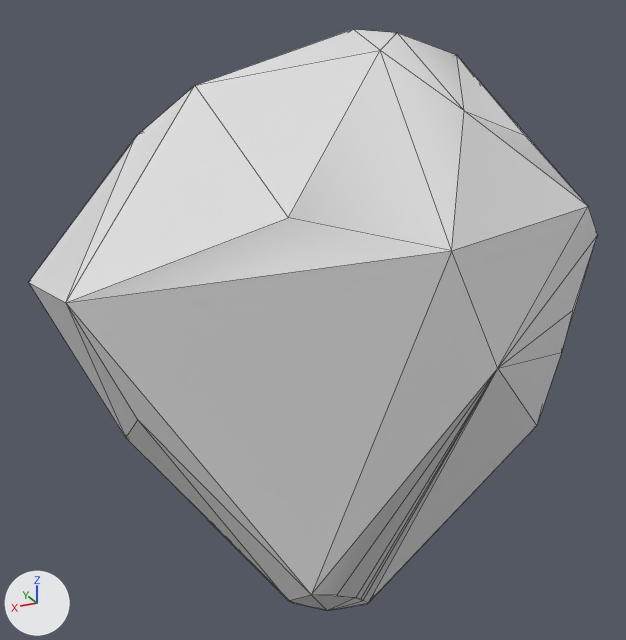
What one commit did to the glTF model client/assets/models/trees/convex_tree_1.glb.
One viewpoint serves both versions: a 50 mm lens placed at (-0.0357, 0.076, -0.0109), pointed at (0.0022, 0.0002, 0.0232). Lighting does not change. The marker at lower left points along +X, +Y and +Z. Mesh edges are drawn as thin lines. Where no turn or scale is listed for an object, it has been applied to the vertices. Vertices at the same position are counted once.

Names of what the first picture shows: 'tree_1.001'.
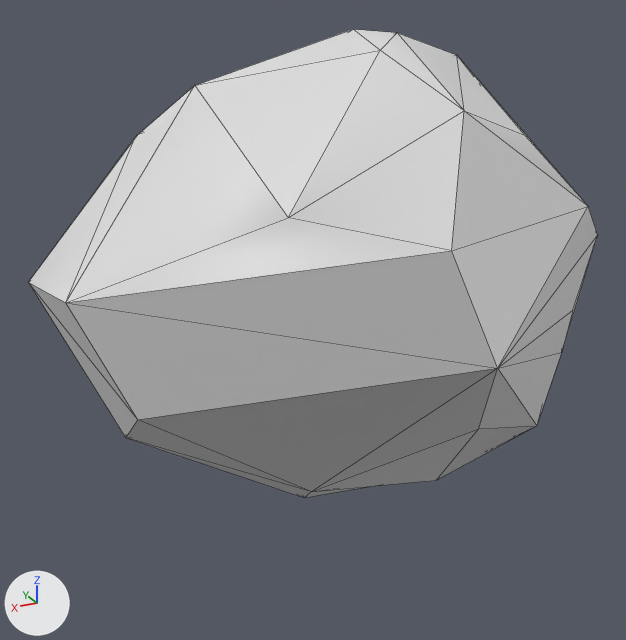
Location of each change, (x1, y1, x2, y2) in pixels of the pictures (626 x 640 px):
'tree_1.001', reshaped (19% shorter)
    before: (29, 29, 597, 611)
    after: (29, 29, 597, 498)
part 1 of me_tree_1_001, cut back
    before: (29, 51, 537, 611)
    after: (29, 51, 537, 498)

Patch to the scene script:
```diff
--- a/client/assets/models/trees/convex_tree_1.glb.py
+++ b/client/assets/models/trees/convex_tree_1.glb.py
@@ me_tree_1_001 @@
 # used by ob_tree_1_001; location = (0.0, 0.0, 0.0)
-me_tree_1_001.from_pydata(...)  # 60 vertices, 116 faces; spans x -0.0267..0.0278, y -0.0267..0.0254, z -0.0059..0.052
+me_tree_1_001.from_pydata(...)  # 49 vertices, 94 faces; spans x -0.0267..0.0278, y -0.0267..0.0254, z 0.0083..0.052
+# me_tree_1_001 part 1
+# 14 vertices are removed from x -0.0033..0.0044, y -0.0039..0.0051, z -0.0059..-0.0048
+# 39 faces are deleted
+# 3 vertices are added at (0.0096, -0.0142, 0.0083), (-0.0026, -0.0231, 0.0101), (-0.0138, -0.0031, 0.0104)
+# 17 new faces join them
```
